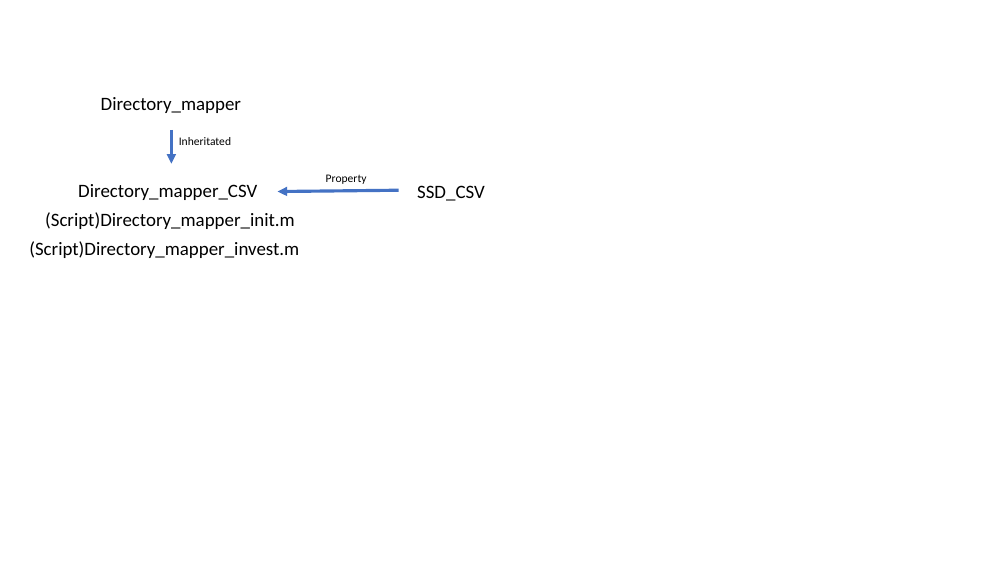
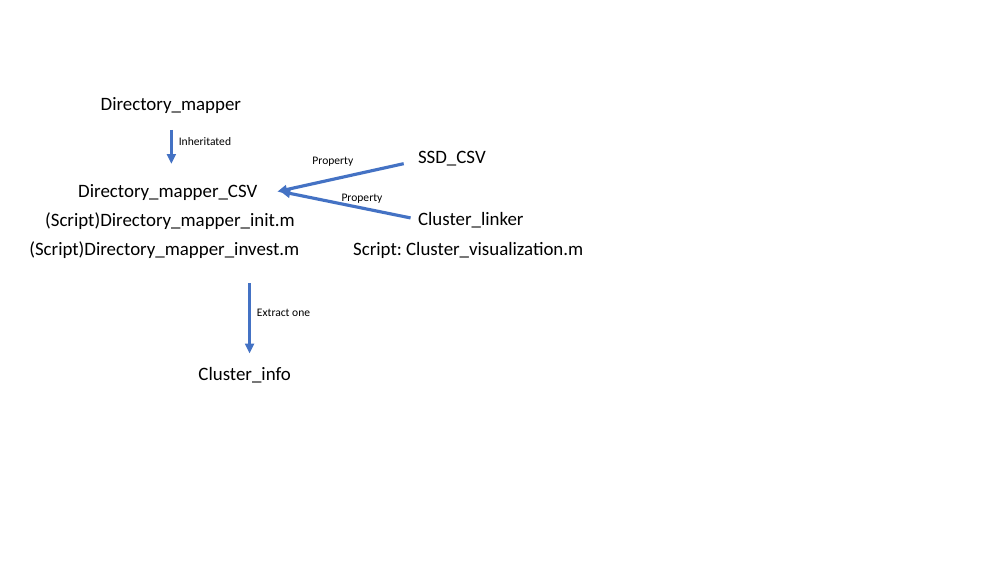
Before and after one commit to ks374/STORM_SSD_Processing, a slide deck: slide 1 of ReadMe.pptx. Drawn at 1008x567 pixels with LibreOffice and Linux fonts; fonts in the diff are those of the drawing. Boxes give left, top, right and bottom in pixels: in the first picture for what was removed or moved away, otherwise in the second. Text is boxed around its words. In the diff, an @@ line names an element or a change of style, - is before the commit and + after.

```diff
--- a/ReadMe.pptx
+++ b/ReadMe.pptx
@@ text "SSD_CSV": place and size @@
-text "SSD_CSV" at bbox=[417, 185, 485, 201]
+text "SSD_CSV" at bbox=[418, 150, 486, 166]
@@ arrow moved from (399, 191) - (278, 191) to (404, 164) - (278, 191) @@
@@ text "Property": place and size @@
-text "Property" at bbox=[326, 174, 367, 184]
+text "Property" at bbox=[312, 156, 353, 166]
@@ arrow added from (411, 218) to (281, 191), #4472C4 3 pt @@
@@ text added at bbox=[342, 193, 383, 204], 11 pt, text #000000 @@
+Property
@@ text added at bbox=[418, 212, 523, 228], 18 pt, text #000000 @@
+Cluster_linker
@@ text added at bbox=[353, 242, 583, 258], 18 pt, text #000000 @@
+Script: Cluster_visualization.m
@@ arrow added from (250, 284) to (250, 353), #4472C4 3 pt @@
@@ text added at bbox=[257, 308, 310, 316], 11 pt, text #000000 @@
+Extract one
@@ text added at bbox=[198, 367, 290, 383], 18 pt, text #000000 @@
+Cluster_info
```
Also in this commit, not shown: 6 other files.
